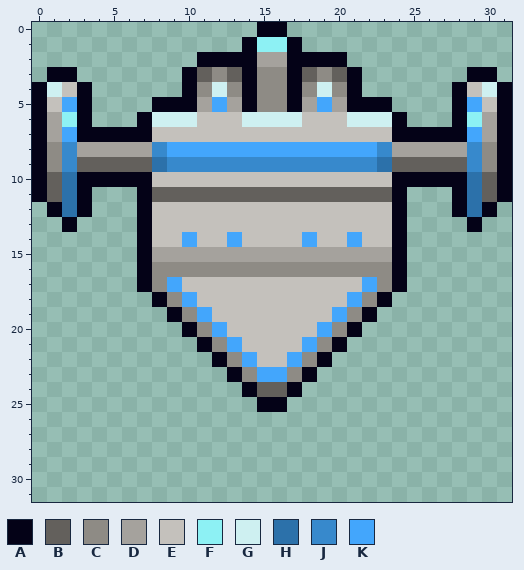
One commit to this pixel-art file: Art/Textures/Enemies/Herald/herald.aseprite. This is how it looked before the edit.
32x32 pixels, 1 frame.
Palette (. is transparent): A #040217  B #63605c  C #8e8b85  D #a5a29d  E #c4c1bc  F #8df1f4  G #cef0f1  H #2c71aa  J #3789cc  K #43a6fc
Pixels before, first column x 0:
 0 ...............AA...............
 1 ..............AFFA..............
 2 ...........AAAADDAAAA...........
 3 .AA.......ABCBACCABCBA.......AA.
 4 AGEA......ACGCACCACGCA......AEGA
 5 AEKA....AAADKDACCADKDAAA....AKEA
 6 ADFA...AGGGEEEGGGGEEEGGGA...AFDA
 7 ADKAAAAAEEEEEEEEEEEEEEEEAAAAAKDA
 8 ACJDDDDDJKKKKKKKKKKKKKKJDDDDDJCA
 9 ACJBBBBBHJJJJJJJJJJJJJJHBBBBBJCA
10 ABHAAAAAEEEEEEEEEEEEEEEEAAAAAHBA
11 ABHA...ABBBBBBBBBBBBBBBBA...AHBA
12 .AHA...AEEEEEEEEEEEEEEEEA...AHA.
13 ..A....AEEEEEEEEEEEEEEEEA....A..
14 .......AEEKEEKEEEEKEEKEEA.......
15 .......ADDDDDDDDDDDDDDDDA.......
16 .......ACCCCCCCCCCCCCCCCA.......
17 .......ACKEEEEEEEEEEEEKCA.......
18 ........ACKEEEEEEEEEEKCA........
19 .........ACKEEEEEEEEKCA.........
20 ..........ACKEEEEEEKCA..........
21 ...........ACKEEEEKCA...........
22 ............ACKEEKCA............
23 .............ACKKCA.............
24 ..............ABBA..............
25 ...............AA...............
Once edited:
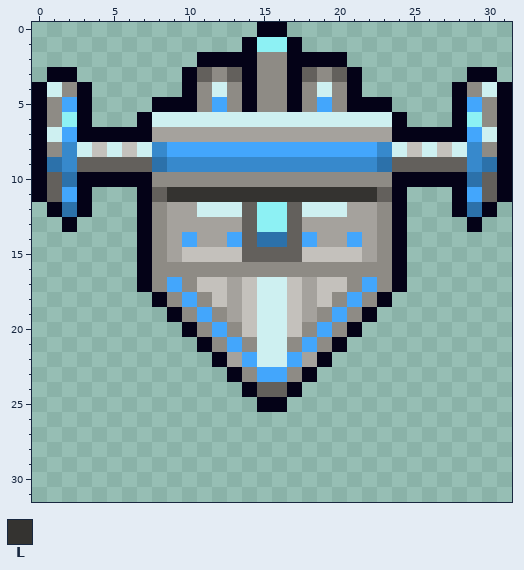
Colours new in this view: L #343330
Changes in this commit:
layer "Hull planes and fittings" added
Layer "Hull planes and fittings":
Colour D gives way to colour B in row 15 at x 14 to 17.
Colour E gives way to colour B in rows 12 to 14 at x 14 and 17.
Colour D gives way to colour C in row 2 at x 15 to 16; in row 5 at x 11, 13, 18 and 20; in row 6 at x 1 and 30; in row 15 at x 8 and 23.
Colour E gives way to colour C in row 4 at x 2 and 29; in row 5 at x 1 and 30; in row 10 at x 8 to 23; in rows 12 to 14 at x 8 and 23; in row 17 at x 10 and 21; in row 18 at x 11 and 20.
Colour E gives way to colour C in row 19 at x 12 and 19; in row 20 at x 13 and 18; in row 21 at x 14 and 17.
Colour C gives way to colour D in row 22 at x 13 and 18.
Colour E gives way to colour D in row 7 at x 8 to 23; in row 12 at x 9 to 10 and 21 to 22; in row 13 at x 9 to 13 and 18 to 22; in row 14 at x 9, 11 to 12, 19 to 20 and 22; in rows 17 to 19 at x 13 and 18.
Colour D gives way to colour E in row 8 at x 4, 6, 25 and 27; in row 15 at x 10 to 13 and 18 to 21.
Colour E gives way to colour F in rows 12 to 13 at x 15 to 16.
Colour D gives way to colour G in row 7 at x 1 and 30; in row 8 at x 3, 5, 7, 24, 26 and 28.
Colour E gives way to colour G in row 6 at x 11 to 13 and 18 to 20; in row 12 at x 11 to 13 and 18 to 20; in rows 17 to 22 at x 15 to 16.
Colour C gives way to colour H in row 9 at x 1 and 30.
Colour E gives way to colour H in row 14 at x 15 to 16.
Colour H gives way to colour K in row 11 at x 2 and 29.
Colour B gives way to colour L in row 11 at x 9 to 22.
Pixel boxes of the changes (left, top, right, bottom) in both pictures:
changed: (47, 52, 497, 367)
